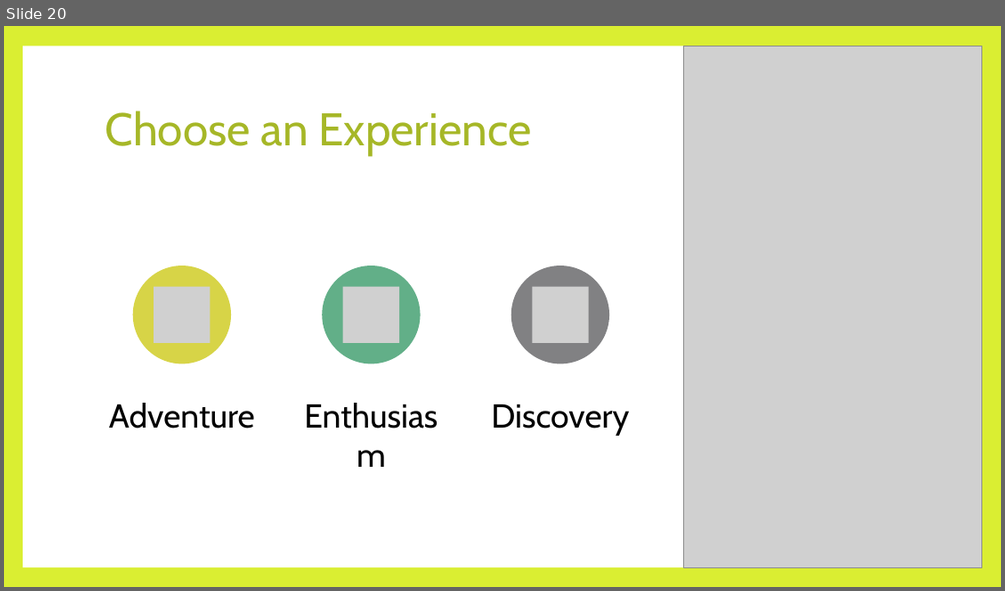
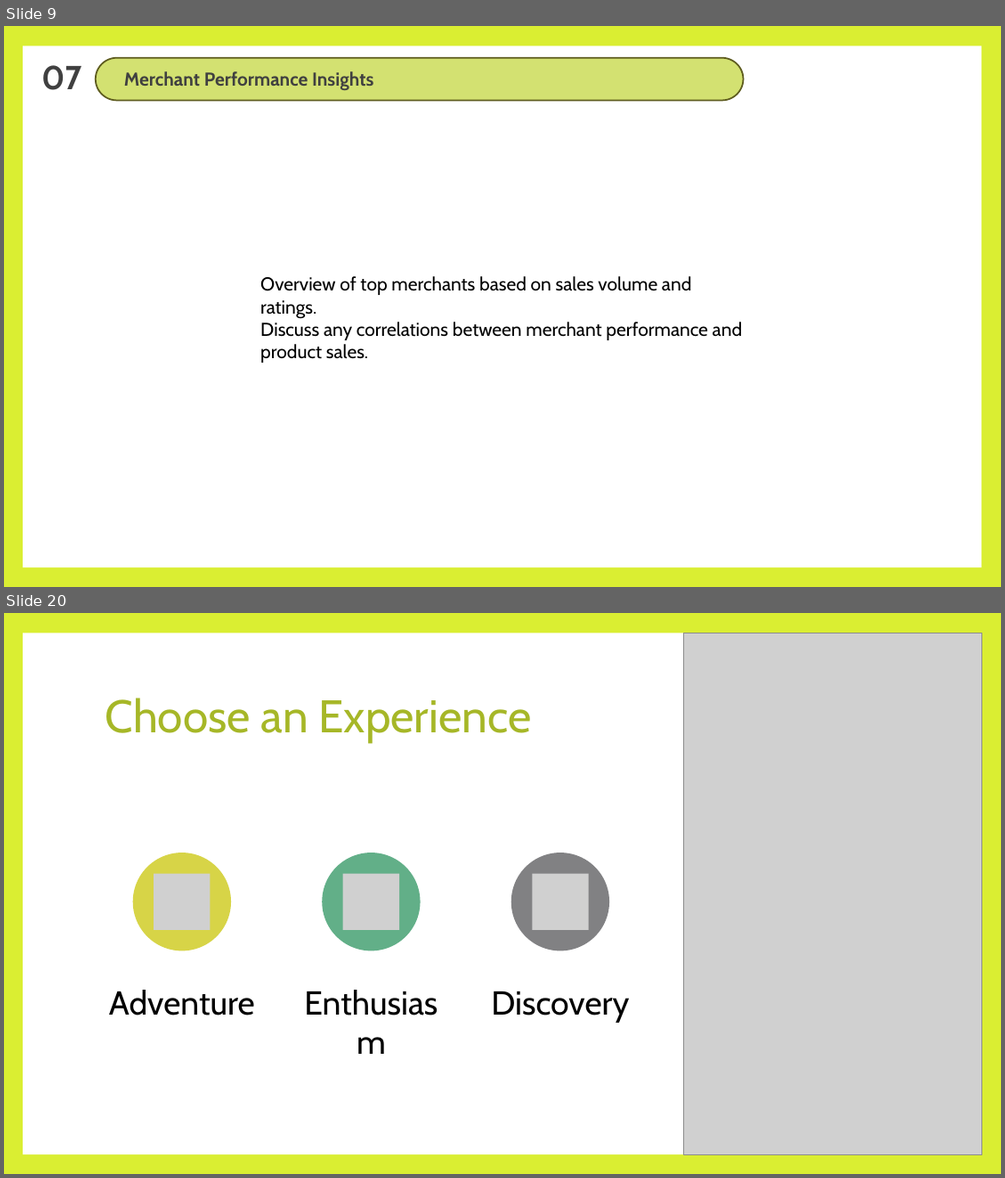
Before and after one commit to SpringNuance/Business-Intelligence, a slide deck: Power BI Assignment/Business Intelligence_Power BI Assignment Report.pptx. Shown one above the other, each under a label of ours: slide 20 before the commit, slides 9 and 20 after it; the slides between them are not shown. The pictures are 1005x591 and 1005x1178 pixels, drawn with LibreOffice and Linux fonts; fonts in the diff are those of the drawing; grey boxes stand for pictures. Boxes give left, top, right and bottom in pixels: in the first picture for what was removed or moved away, otherwise in the second. Text is boxed around its words. In the diff, an @@ line names an element or a change of style, - is before the commit and + after.

```diff
--- a/Power BI Assignment/Business Intelligence_Power BI Assignment Report.pptx
+++ b/Power BI Assignment/Business Intelligence_Power BI Assignment Report.pptx
@@ slide 9 added at box(4, 26, 1001, 587), background #DAEE32; not listed: 1 template element that a slide beside it also shows @@
@@ text added at box(41, 65, 81, 90), 32 pt, text #404040, bold @@
+07
@@ rounded rectangle added at box(96, 58, 743, 101), fill #D3E171, outline #5E5D1F 1.5 pt, 18 pt, text #404040, bold @@
+Merchant Performance Insights
@@ text added at box(260, 276, 742, 362), 18 pt, text #000000 @@
+Overview of top merchants based on sales volume and ratings.
+Discuss any correlations between merchant performance and product sales.
```
Also in this commit, not shown: 6 slides changed, 11 other slides added, 12 slides removed, 7 other files.
